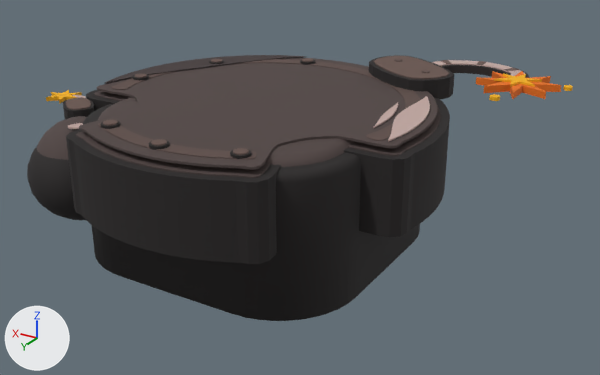
Renders of the FBX model assets/skins/roblox/corpo/individual/body_bomba.fbx from each side of a commit.
Rendered twice from a 50 mm lens placed at (-6.08, 9.05, 4.41), pointed at (-0.5, -0.26, -0.24). Every picture has the same lights, and +X, +Y and +Z are marked at lower left. The first picture is the older version. Where no turn or scale is listed for an object, it has been applied to the vertices.

Objects in the first picture: 'body_bomba_corpo', 'body_bomba_corpo_neon', 'body_bomba_mao' and 1 more.
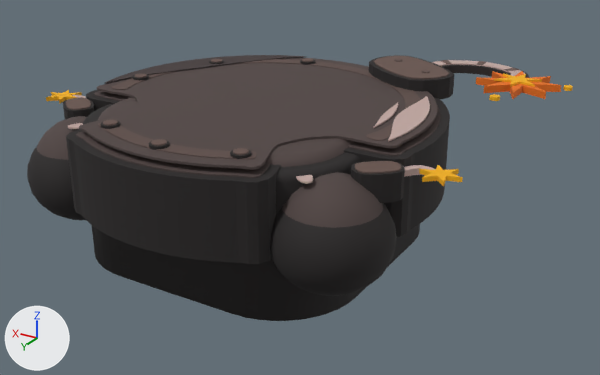
Where the change shows, as pixel boxes (x1, y1, x2, y2) in the pictures (600 x 375 px):
```json
{"object": "body_bomba_mao_esq", "change": "added", "after": [270, 161, 436, 296]}
{"object": "body_bomba_mao_esq_neon", "change": "added", "after": [419, 165, 463, 187], "on screen": "orange"}
```

The change, as JSON lines over the scene's bpy script:
```json
{"op": "add", "block": "me_body_bomba_mao_esq_neon_001", "code": ["me_body_bomba_mao_esq_neon_001 = bpy.data.meshes.new('body_bomba_mao_esq_neon.001')", "me_body_bomba_mao_esq_neon_001.from_pydata(...)  # 24 vertices, 44 faces; spans x -1.26..-0.74, y -0.945..-0.495, z 0.58..0.64", "me_body_bomba_mao_esq_neon_001.materials.append(mat_corpo_palette)  # picture img_corpo_palette_png"]}
{"op": "add", "block": "me_body_bomba_mao_esq_001", "code": ["me_body_bomba_mao_esq_001 = bpy.data.meshes.new('body_bomba_mao_esq.001')", "me_body_bomba_mao_esq_001.from_pydata(...)  # 720 vertices, 1416 faces; spans x -0.97..0.75, y -0.86..0.75, z -0.77..0.7", "me_body_bomba_mao_esq_001.materials.append(mat_corpo_palette)  # picture img_corpo_palette_png"]}
{"op": "add", "block": "ob_body_bomba_mao_esq_neon", "code": ["ob_body_bomba_mao_esq_neon = bpy.data.objects.new('body_bomba_mao_esq_neon', me_body_bomba_mao_esq_neon_001)", "ob_body_bomba_mao_esq_neon.location = (-1.95, 1.45, 0.2)"]}
{"op": "add", "block": "ob_body_bomba_mao_esq", "code": ["ob_body_bomba_mao_esq = bpy.data.objects.new('body_bomba_mao_esq', me_body_bomba_mao_esq_001)", "ob_body_bomba_mao_esq.location = (-1.95, 1.45, 0.2)"]}
```
